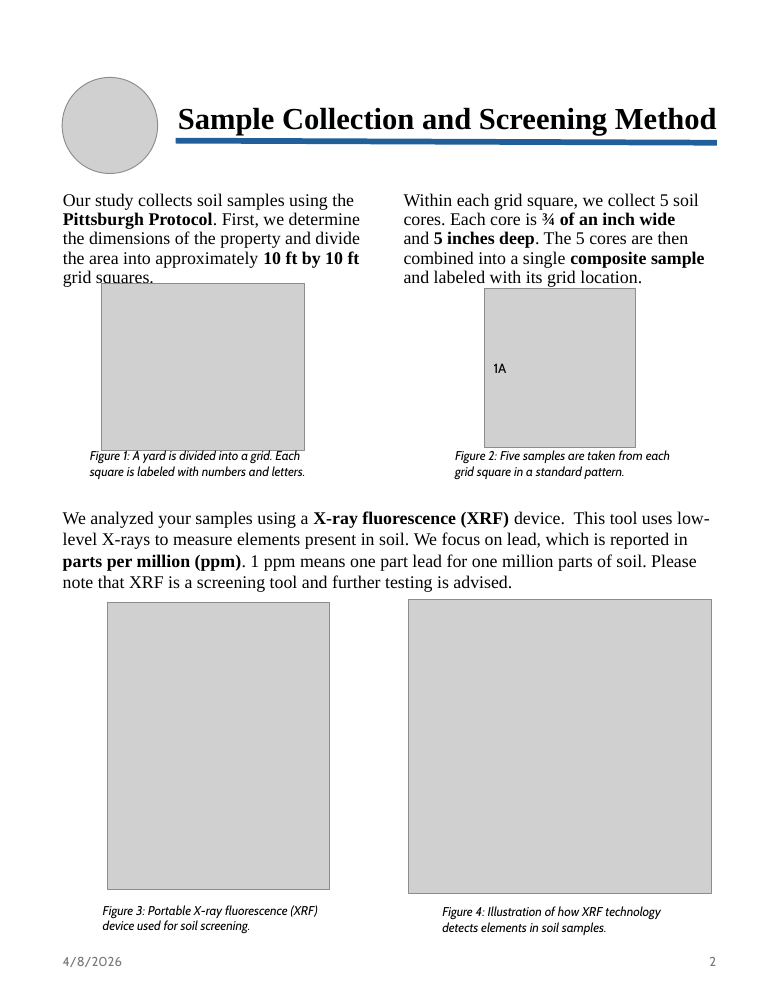
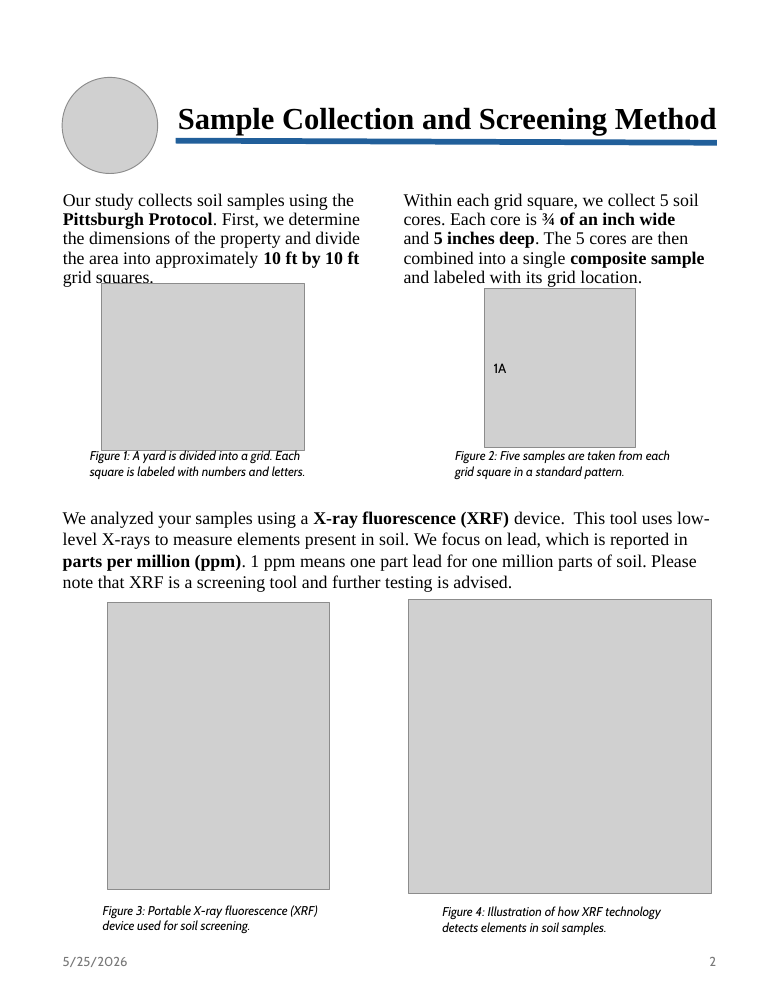
Before and after one commit to ishas-02/Urban-Soil-Co-Lab, a slide deck: slide 2 of src/Resident_Report_Template.pptx. Drawn at 779x1008 pixels with LibreOffice and Linux fonts; fonts in the diff are those of the drawing; grey boxes stand for pictures. Boxes give left, top, right and bottom in pixels: in the first picture for what was removed or moved away, otherwise in the second. Text is boxed around its words. In the diff, an @@ line names an element or a change of style, - is before the commit and + after.

```diff
--- a/src/Resident_Report_Template.pptx
+++ b/src/Resident_Report_Template.pptx
@@ text at (63, 957, 128, 967): text changed @@
-4/8/2026
+5/25/2026
```
Also in this commit, not shown: 3 other slides changed, 3 slides removed, 4 other files.
